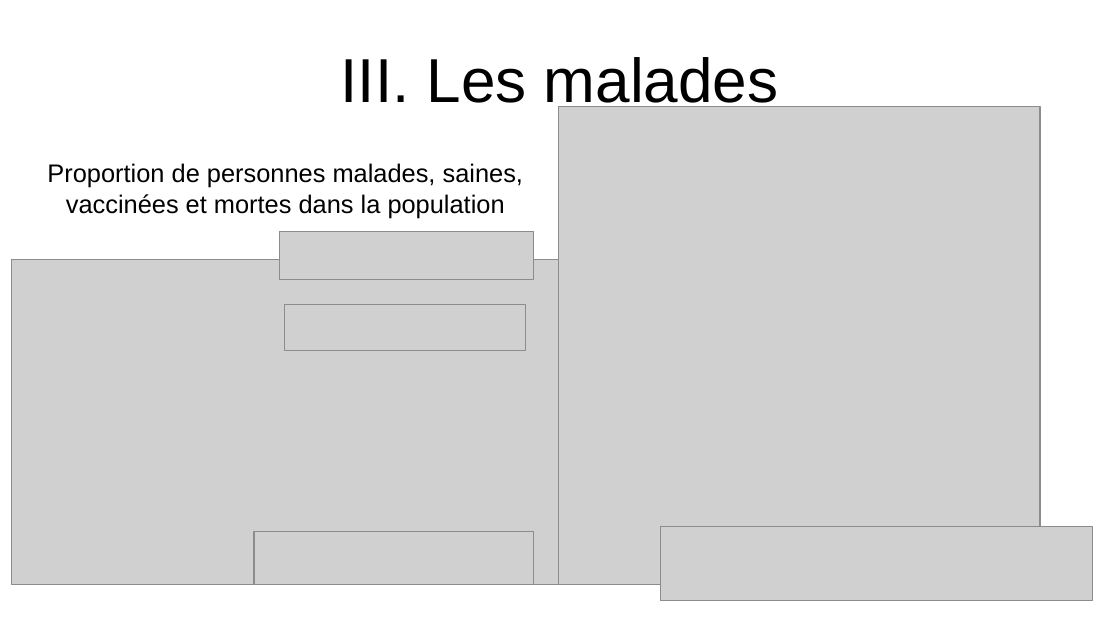
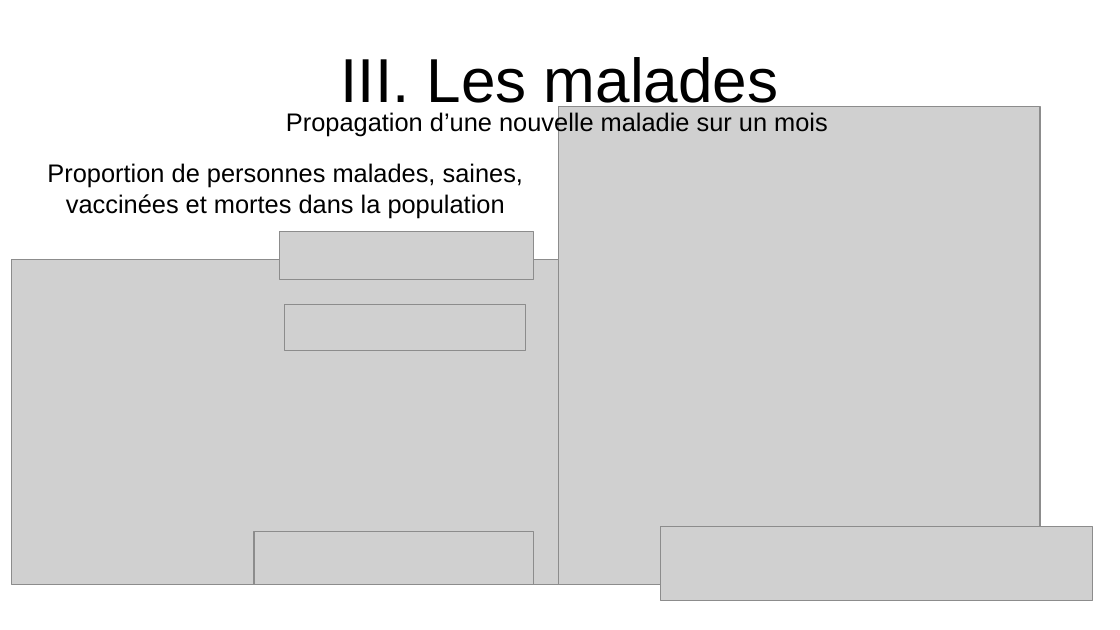
Before and after one commit to WIDEROZ/ESISAR-3A, a slide deck: slide 14 of Mathématiques/Oral/TP2_123 5min.odp (slide 15 before the commit). Drawn at 1120x630 pixels with LibreOffice and Linux fonts; fonts in the diff are those of the drawing; grey boxes stand for pictures. Boxes give left, top, right and bottom in pixels: in the first picture for what was removed or moved away, otherwise in the second. Text is boxed around its words. In the diff, an @@ line names an element or a change of style, - is before the commit and + after.

```diff
--- a/Mathématiques/Oral/TP2_123 5min.odp
+++ b/Mathématiques/Oral/TP2_123 5min.odp
@@ text added at [286,111,828,137], 18 pt, text #000000 @@
+Propagation d’une nouvelle maladie sur un mois
```
Also in this commit, not shown: 5 other slides changed, 4 slides removed, 3 other files.
